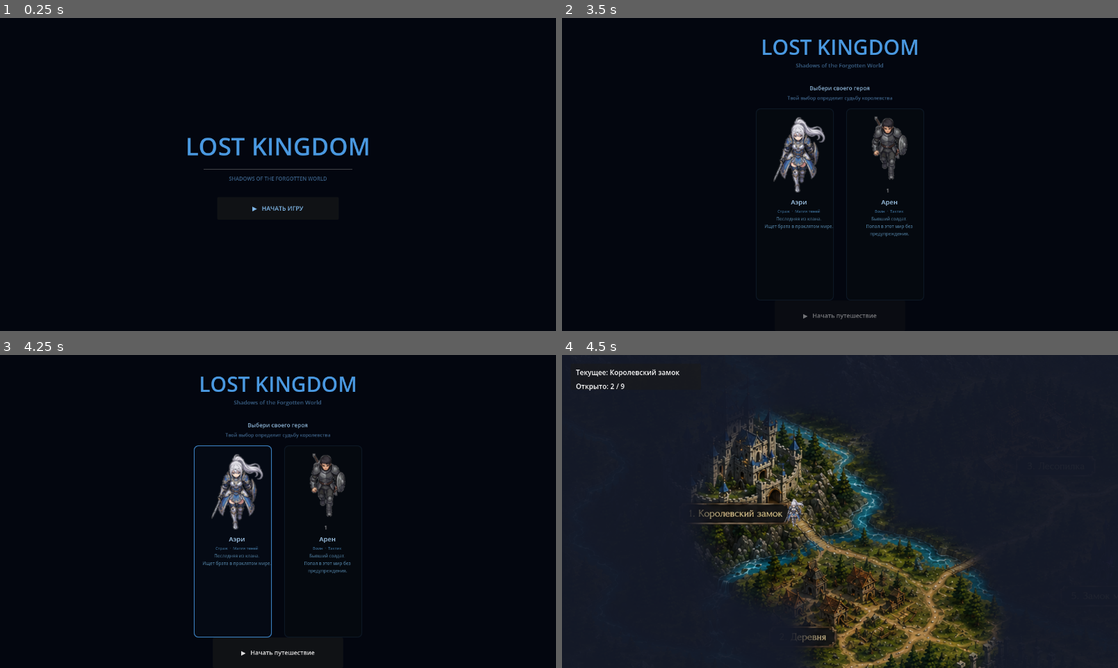
Above: before the commit, frames 1-4 (two rows, left to right).
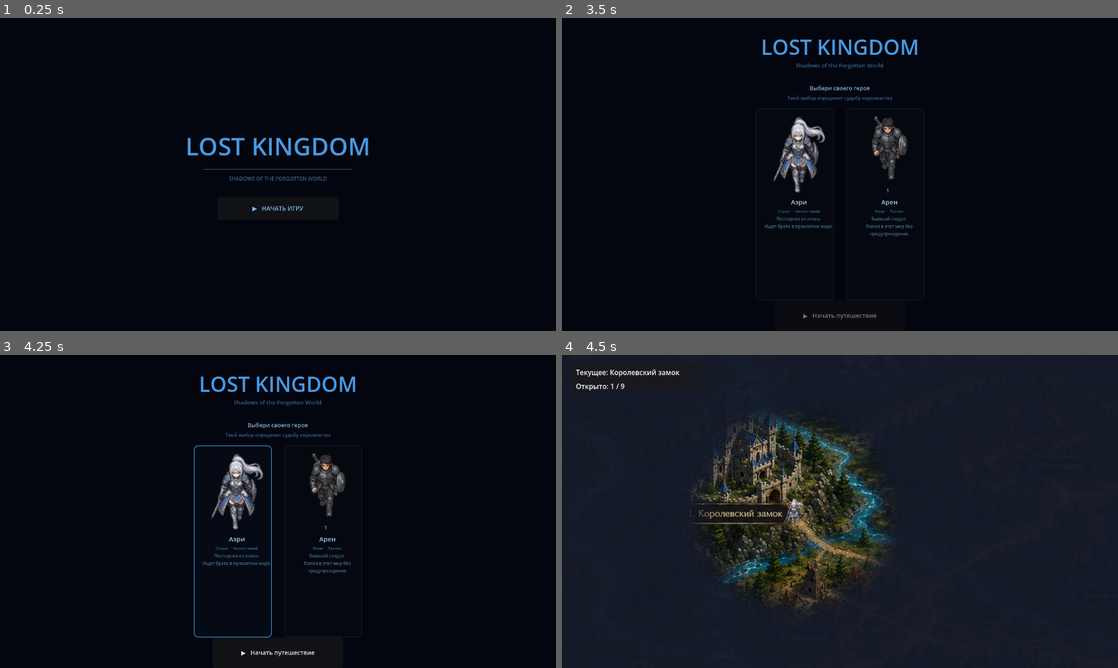
Above: after the commit, the same moments.

Repository: ikulikov99-tech/Lost-Kingdom
Game: Godot game, scene res://Splash.tscn
The game is run twice, just before and just after one commit, with the same random seed, the same clock (stepped at 60 frames per second) and the same inputs.
Inputs (mouse positions are in pixels of both pictures, inside the frame that each line leads up to):
- Up to frame 1 (0.25 s): no input
- Up to frame 2 (3.5 s): click "▶ НАЧАТЬ ИГРУ" at 0.5 s; tap Enter at 1.25, 2.75 s; move the mouse to (962, 158) at 1.27 s; click (962, 158) at 1.42 s; tap Space at 2 s; move the mouse to (728, 190) at 2.02 s; click (728, 190) at 2.17 s; move the mouse to (895, 105) at 2.77 s; click (895, 105) at 2.92 s
- Up to frame 3 (4.25 s): tap Space at 3.5 s; move the mouse to (250, 574) at 3.52 s; click (250, 574) at 3.67 s
- Up to frame 4 (4.5 s): click "▶ Начать путешествие" at 4.25 s

Frames 1-3 are identical in both runs. In frame 4, 8.5% of the frame differs, in the area x 8-79%, y 9-100%.

Commit message:
refactor: split unlocked into discovered/available; fix counter logic
- discovered: fog revealed + counts in "Открыто" counter (visited locations)
- available: neighbor locations clickable but fog stays closed
- Start: discovered=[Castle] → counter 1/9
- After Village: discovered=[Castle, Village] → counter 2/9
- Neighbors only go into available, never directly into discovered
- Add _debug_state() prints on _ready and each arrival

Co-Authored-By: Claude Sonnet 4.6 <noreply@anthropic.com>

Diff:
--- a/Main.gd
+++ b/Main.gd
@@ -73,37 +73,41 @@
 }
 
 # ──────────────── Состояние ──────────────────────────────────────
-var current_location: String = "Castle"
-var unlocked: Dictionary     = {}   # id -> bool
+var current_location: String    = "Castle"
+# discovered: туман открыт, считается в счётчике "Открыто"
+var discovered: Dictionary      = {}   # id -> bool
+# available: доступны для клика (соседи текущей), но туман не открыт
+var available: Dictionary       = {}   # id -> bool
 
 # ──────────────── Инициализация ──────────────────────────────────
 func _ready() -> void:
 	# Кривая Castle<->Village загружается из Main.tscn (Curve2D_castle_village).
-	# Точки с Bezier-касательными: Castle выход на юг, Village вход с запада.
 	# Для редактирования: выдели CastleVillagePath в сцене и двигай точки мышью.
 
-	# Сброс состояния
 	current_location = "Castle"
-	GameState.current_location  = "Castle"
-	GameState.unlocked_locations = ["Castle", "Village"]
+	GameState.current_location = "Castle"
 
 	for id in WAYPOINTS.keys():
-		unlocked[id] = false
-	unlocked["Castle"]  = true
-	unlocked["Village"] = true
+		discovered[id] = false
+		available[id]  = false
+
+	# Только Castle открыта туманом и считается в счётчике
+	discovered["Castle"] = true
+
+	# Соседи Castle доступны для клика, но не открыты
+	for neighbor in ROUTES["Castle"]:
+		available[neighbor] = true
 
 	hero.global_position = _pos("Castle")
 	if not hero.arrived.is_connected(_on_hero_arrived):
 		hero.arrived.connect(_on_hero_arrived)
 
-	# Туман: открыть только Castle и Village
+	# Туман: только Castle
 	fog_overlay.reveal(_pos("Castle"))
-	fog_overlay.reveal(_pos("Village"))
-
-	# Первое обновление тумана с корректной позицией камеры
+
 	_push_camera_to_fog()
-
 	_update_ui()
+	_debug_state("_ready")
 	queue_redraw()
 
 # ──────────────── Вспомогательные ────────────────────────────────
@@ -161,15 +165,19 @@
 func _find_any_waypoint(mpos: Vector2, radius: float) -> String:
 	var best := ""; var best_d := radius
 	for id in WAYPOINTS.keys():
-		if not (unlocked.get(id, false) as bool): continue
+		# Тултип показываем для discovered и available локаций
+		if not (discovered.get(id, false) as bool) and not (available.get(id, false) as bool):
+			continue
 		var d := mpos.distance_to(_pos(id))
 		if d < best_d: best_d = d; best = id
 	return best
 
 func _is_accessible(id: String) -> bool:
-	if not (unlocked.get(id, false) as bool): return false
-	if id == current_location:                return false
-	if not ROUTES[current_location].has(id):  return false
+	# Можно кликнуть если локация available (или discovered) и является соседом текущей
+	if not (available.get(id, false) as bool) and not (discovered.get(id, false) as bool):
+		return false
+	if id == current_location:               return false
+	if not ROUTES[current_location].has(id): return false
 	return true
 
 # ──────────────── Движение ───────────────────────────────────────
@@ -231,33 +239,42 @@
 
 # ──────────────── Прибытие ───────────────────────────────────────
 func _on_hero_arrived(location_name: String) -> void:
-	current_location            = location_name
-	GameState.current_location  = location_name
-
-	# Раскрываем туман только вокруг текущей локации
+	current_location           = location_name
+	GameState.current_location = location_name
+
+	# Добавляем в discovered — туман открывается, счётчик растёт
+	discovered[location_name] = true
 	fog_overlay.reveal(_pos(location_name))
 
-	# Соседей разблокируем (кликабельны), но туман НЕ раскрываем —
-	# он откроется когда герой сам туда придёт
+	# Соседи становятся available для клика, но NOT discovered
 	for neighbor in ROUTES[location_name]:
-		if not (unlocked.get(neighbor, false) as bool):
-			unlocked[neighbor] = true
-
-	GameState.unlocked_locations = _get_unlocked_list()
+		available[neighbor] = true
+
+	GameState.unlocked_locations = _get_discovered_list()
 	_update_ui()
+	_debug_state("arrived: " + location_name)
 	queue_redraw()
 
 # ──────────────── UI ─────────────────────────────────────────────
-func _get_unlocked_list() -> Array[String]:
+func _get_discovered_list() -> Array[String]:
 	var r: Array[String] = []
-	for id in unlocked.keys():
-		if unlocked[id]: r.append(id)
+	for id in discovered.keys():
+		if discovered[id]: r.append(id)
 	return r
 
 func _update_ui() -> void:
 	current_label.text  = "Текущее: " + _title(current_location)
-	unlocked_label.text = "Открыто: " + str(_get_unlocked_list().size()) + \
+	unlocked_label.text = "Открыто: " + str(_get_discovered_list().size()) + \
 						  " / " + str(WAYPOINTS.size())
+
+func _debug_state(context: String) -> void:
+	print("[DEBUG] === ", context, " ===")
+	print("[DEBUG] current_location: ", current_location)
+	print("[DEBUG] discovered: ", _get_discovered_list())
+	var av: Array[String] = []
+	for id in available.keys():
+		if available[id]: av.append(id)
+	print("[DEBUG] available: ", av)
 
 # ──────────────── Отрисовка ──────────────────────────────────────
 func _draw() -> void:
@@ -273,7 +290,8 @@
 			if drawn.has(rk): continue
 			drawn[rk] = true
 
-			var both: bool = unlocked.get(a, false) and unlocked.get(b, false)
+			var both: bool = (discovered.get(a, false) or available.get(a, false)) and \
+							 (discovered.get(b, false) or available.get(b, false))
 			var col := Color(1.0, 0.85, 0.35, 0.8) if both else Color(0.4, 0.4, 0.4, 0.2)
 
 			# Castle<->Village — рисуем по кривой Path2D
@@ -291,19 +309,21 @@
 func _draw_waypoints() -> void:
 	var t := Time.get_ticks_msec() * 0.003
 	for id in WAYPOINTS.keys():
-		var pos         := _pos(id)
-		var open: bool   = unlocked.get(id, false)
-		var is_cur: bool = (id == current_location)
-		var is_acc: bool = _is_accessible(id)
-
-		if not open:
+		var pos          := _pos(id)
+		var is_disc: bool = discovered.get(id, false)
+		var is_avail: bool = available.get(id, false)
+		var is_cur: bool  = (id == current_location)
+		var is_acc: bool  = _is_accessible(id)
+
+		if not is_disc and not is_avail:
 			draw_circle(pos, 8.0, Color(0.3, 0.3, 0.3, 0.3))
 			continue
 
 		var color: Color
-		if is_cur:    color = Color(0.2, 0.55, 1.0, 1.0)
-		elif is_acc:  color = Color(0.15, 0.9, 0.25, 1.0)
-		else:         color = Color(0.7, 0.65, 0.3, 0.75)
+		if is_cur:         color = Color(0.2, 0.55, 1.0, 1.0)   # синий — текущая
+		elif is_acc:       color = Color(0.15, 0.9, 0.25, 1.0)  # зелёный — кликабельная
+		elif is_disc:      color = Color(0.7, 0.65, 0.3, 0.75)  # жёлтый — посещённая
+		else:              color = Color(0.5, 0.5, 0.5, 0.5)    # серый — available но не соседняя
 
 		draw_circle(pos, 20.0, color)
 		draw_arc(pos, 26.0, 0.0, TAU, 40, Color(1, 1, 1, 0.85), 2.5)
